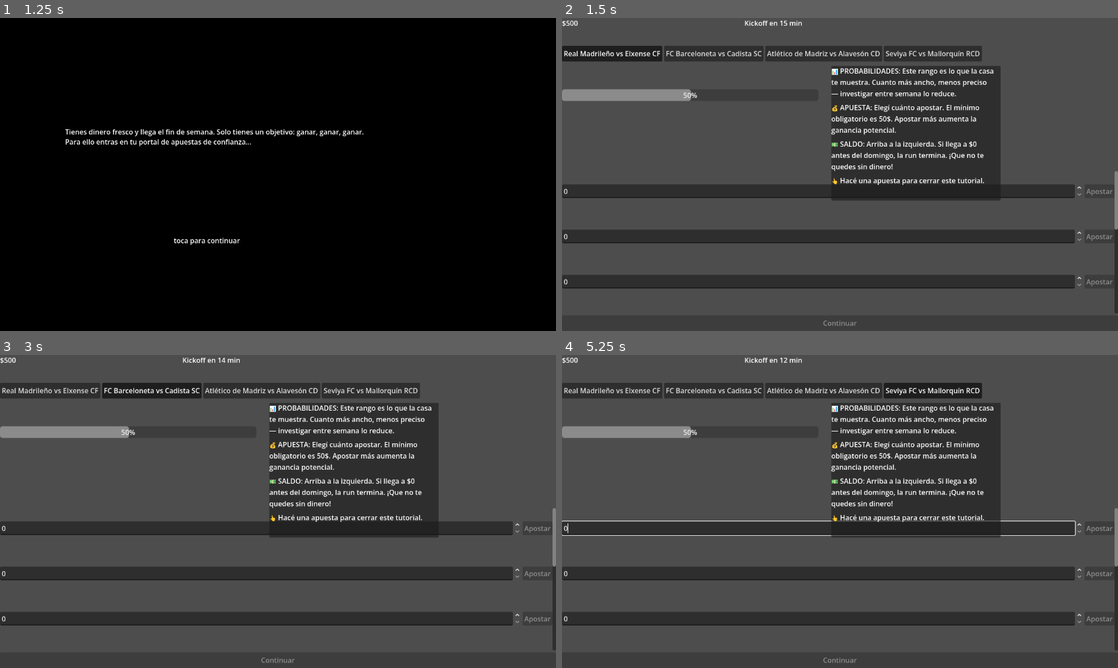
Above: before the commit, frames 1-4 (two rows, left to right).
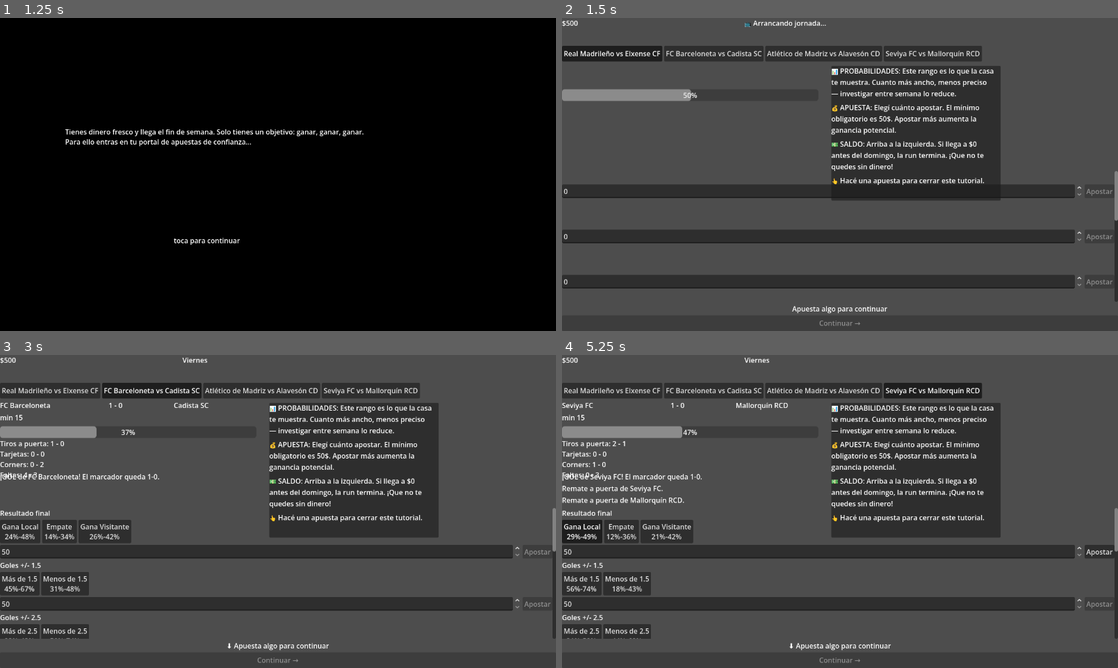
Above: after the commit, the same moments.

Repository: PabloDABernal/crazy-weekend
Game: Godot game, scene res://scenes/main/main.tscn
Same seed, same stepped clock (60 frames per second), same inputs: the game is played once before the commit and once after it.
Inputs (mouse positions are in pixels of both pictures, inside the frame that each line leads up to):
- Up to frame 1 (1.25 s): click "APOSTAR" at 0.5 s
- Up to frame 2 (1.5 s): tap Enter at 1.25 s; move the mouse to (840, 174) at 1.27 s; click (840, 174) at 1.42 s
- Up to frame 3 (3 s): click "Real Madrileño vs Elxense CF" at 2 s; click "FC Barceloneta vs Cadista SC" at 2.75 s
- Up to frame 4 (5.25 s): click "Atlético de Madriz vs Alavesó…" at 3.5 s; click "Seviya FC vs Mallorquín RCD" at 4.25 s; click (584, 530) at 5 s, where only the run after the commit has a clickable "Gana Local 29%-49%"

Frame 1 is identical in both runs. In frame 2, 0.4% of the frame differs, in the area x 32-100%, y 0-99%; in frame 3, 20%; in frame 4, 21%, in the area x 0-100%, y 0-99%.

Commit message:
Fix UX: readable pending bets, faster countdown, tick status feedback
- Pending bets show "$X en mercado — Equipo A vs Equipo B" instead of raw IDs
- Landing countdown reduced to 3 ticks at 0.5s (was 15s); message says "Arrancando jornada..."
- TickStatusLabel added below markets: shows "Apuesta para continuar" / "✓ Registrada" state

Co-Authored-By: Claude Sonnet 4.6 <noreply@anthropic.com>

Diff:
--- a/scenes/betting/betting_root.gd
+++ b/scenes/betting/betting_root.gd
@@ -7,7 +7,7 @@
 signal run_closed(categories_unlocked_this_run: Array)
 
 const MATCH_PANEL_SCENE: PackedScene = preload("res://scenes/betting/match_panel.tscn")
-const DISPLAY_MINUTES_BEFORE_KICKOFF: int = 15
+const DISPLAY_MINUTES_BEFORE_KICKOFF: int = 3
 
 @onready var _match_simulation_service: MatchSimulationService = $MatchSimulationService
 @onready var _pending_bets_tracker: PendingBetsTracker = $PendingBetsTracker
@@ -60,7 +60,7 @@
 	_update_hour_display()
 
 	_landing_timer = Timer.new()
-	_landing_timer.wait_time = 1.0
+	_landing_timer.wait_time = 0.5
 	_landing_timer.one_shot = false
 	add_child(_landing_timer)
 	_landing_timer.timeout.connect(_on_landing_timer_tick)
@@ -80,7 +80,7 @@
 
 func _update_hour_display() -> void:
 	if not _kickoff_started and _display_clock_minutes_before_kickoff > 0:
-		_top_bar.set_hour_text("Kickoff en %d min" % _display_clock_minutes_before_kickoff)
+		_top_bar.set_hour_text("📺 Arrancando jornada...")
 	else:
 		_top_bar.set_hour_text(_format_day_label(RunState.current_day))
 
--- a/scenes/betting/match_panel.gd
+++ b/scenes/betting/match_panel.gd
@@ -26,6 +26,7 @@
 @onready var _stats_panel: StatsPanel = $VBox/StatsPanel
 @onready var _commentary_panel: CommentaryPanel = $VBox/CommentaryPanel
 @onready var _markets_container: Container = $VBox/MarketsScroll/MarketsContainer
+@onready var _tick_status_label: Label = $VBox/TickStatusLabel
 @onready var _advance_tick_button: Button = $VBox/AdvanceTickButton
 
 var match_id: StringName = &""
@@ -81,6 +82,7 @@
 
 	_has_bet_this_tick = false
 	_advance_tick_button.disabled = true
+	_tick_status_label.text = "⬇ Apuesta algo para continuar"
 
 
 ## Aplica la restricción de mercados/stake forzoso del Momento Crazy vigente a todos los MarketWidget.
@@ -150,6 +152,7 @@
 
 	_has_bet_this_tick = true
 	_advance_tick_button.disabled = false
+	_tick_status_label.text = "✓ Apuesta registrada — puedes continuar"
 	tick_bet_requirement_satisfied.emit(match_id)
 
 
--- a/scenes/betting/match_panel.tscn
+++ b/scenes/betting/match_panel.tscn
@@ -133,8 +133,13 @@
 [node name="MarketWidget_fouls_ou" parent="VBox/MarketsScroll/MarketsContainer" instance=ExtResource("5")]
 layout_mode = 2
 
+[node name="TickStatusLabel" type="Label" parent="VBox"]
+layout_mode = 2
+horizontal_alignment = 1
+text = "Apuesta algo para continuar"
+
 [node name="AdvanceTickButton" type="Button" parent="VBox"]
 layout_mode = 2
 custom_minimum_size = Vector2(0, 36)
 disabled = true
-text = "Continuar"
+text = "Continuar →"
--- a/scenes/betting/top_bar.gd
+++ b/scenes/betting/top_bar.gd
@@ -27,8 +27,37 @@
 
 	for pending_bet in pending:
 		var label := Label.new()
-		label.text = "%s: $%d en %s" % [String(pending_bet.match_id), pending_bet.stake, String(pending_bet.market_offer.market_id)]
+		label.text = "$%d en %s — %s" % [
+			pending_bet.stake,
+			_format_market_name(pending_bet.market_offer.market_id),
+			_resolve_match_label(pending_bet.match_id),
+		]
 		_pending_bets_list.add_child(label)
+
+
+func _resolve_match_label(match_id: StringName) -> String:
+	for matchday in LeagueState.calendar:
+		for fixture in matchday.matches:
+			if fixture.match_id == match_id:
+				var home: TeamDef = LeagueState.get_team(fixture.home_team_id)
+				var away: TeamDef = LeagueState.get_team(fixture.away_team_id)
+				var h: String = home.display_name if home != null else String(fixture.home_team_id)
+				var a: String = away.display_name if away != null else String(fixture.away_team_id)
+				return "%s vs %s" % [h, a]
+	return String(match_id)
+
+
+func _format_market_name(market_id: StringName) -> String:
+	match String(market_id):
+		"1x2": return "resultado"
+		"btts": return "ambos marcan"
+		"first_scorer": return "primer goleador"
+		"goals_ou_1_5": return "goles +/-1.5"
+		"goals_ou_2_5": return "goles +/-2.5"
+		"goals_ou_3_5": return "goles +/-3.5"
+		"cards_ou": return "tarjetas"
+		"fouls_ou": return "faltas"
+	return String(market_id)
 
 
 func _on_money_changed(new_amount: int, _delta: int, _reason: String) -> void:
